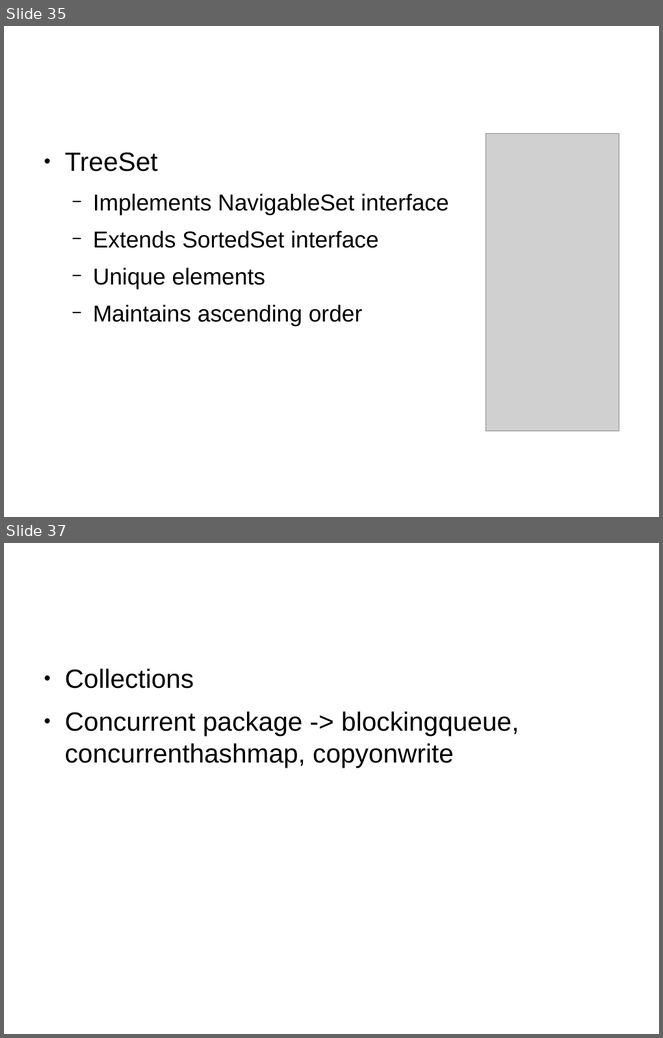
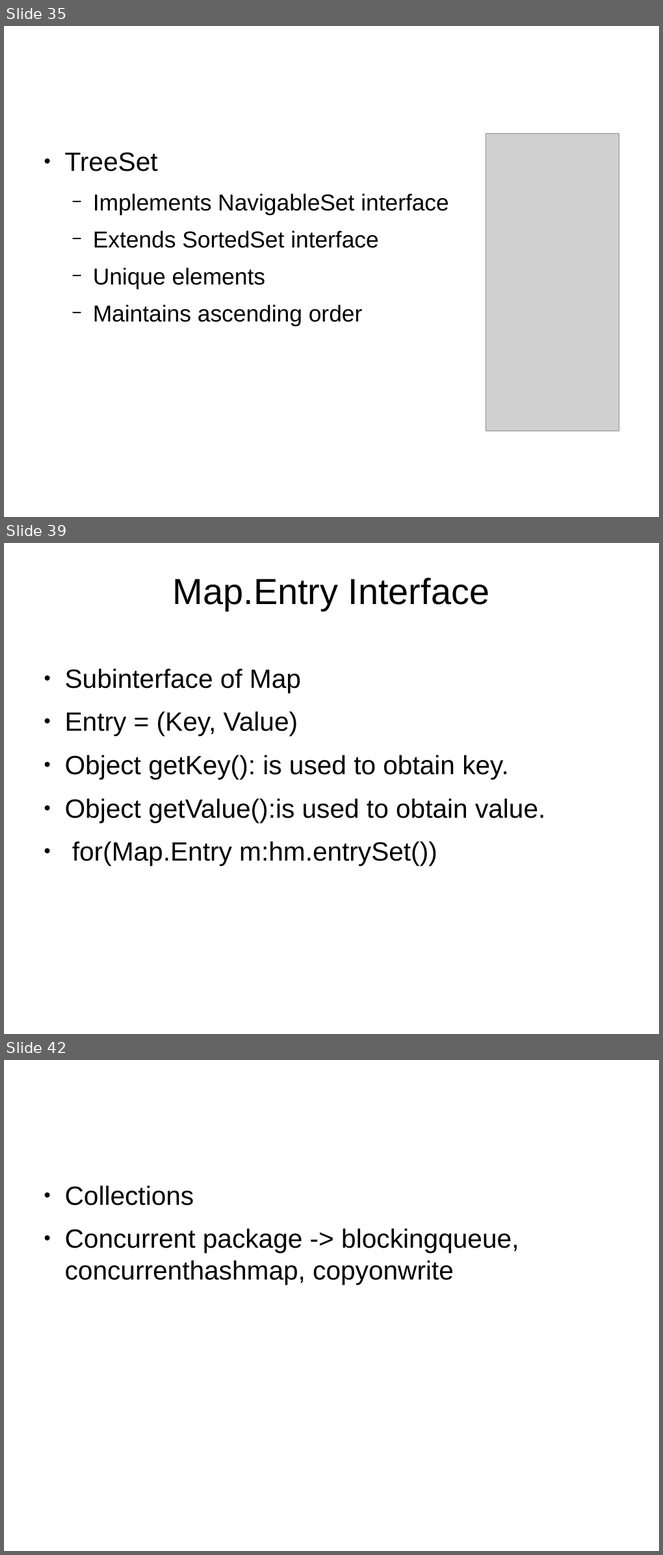
Before and after one commit to shikha-desai/Internship_PreWork, a slide deck: Java/Java_Notes.odp. Shown one above the other, each under a label of ours: slides 35 and 37 before the commit, slides 35, 39 and 42 after it; the slides between them are not shown. The pictures are 663x1038 and 663x1555 pixels, drawn with LibreOffice and Linux fonts; fonts in the diff are those of the drawing; grey boxes stand for pictures; background and template pictures are left out. Boxes give left, top, right and bottom in pixels: in the first picture for what was removed or moved away, otherwise in the second. Text is boxed around its words. In the diff, an @@ line names an element or a change of style, - is before the commit and + after.

```diff
--- a/Java/Java_Notes.odp
+++ b/Java/Java_Notes.odp
@@ slide 39 added at [4, 543, 659, 1034], background picture (left out) @@
@@ title added at [173, 577, 490, 611], 44 pt, text #000000 @@
+Map.Entry Interface
@@ text added at [65, 668, 545, 866], 32 pt, text #000000 @@
+● Subinterface of Map
+● Entry = (Key, Value)
+● Object getKey(): is used to obtain key.
+● Object getValue():is used to obtain value.
+● for(Map.Entry m:hm.entrySet())
@@ what was slide 37 is now slide 42 @@
```
Also in this commit, not shown: 1 slide changed, 5 other slides added, 1 slide removed, 1 other file.
